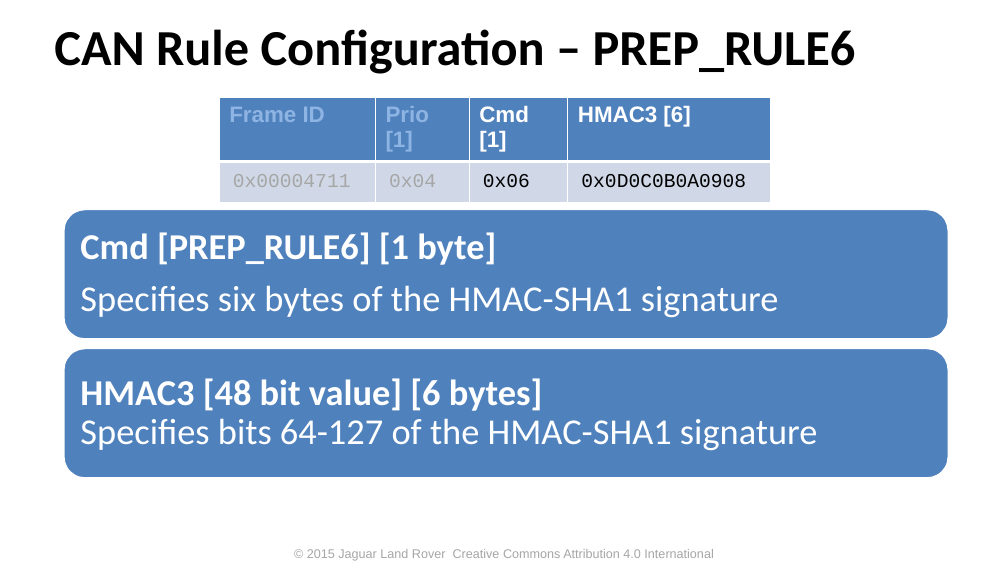
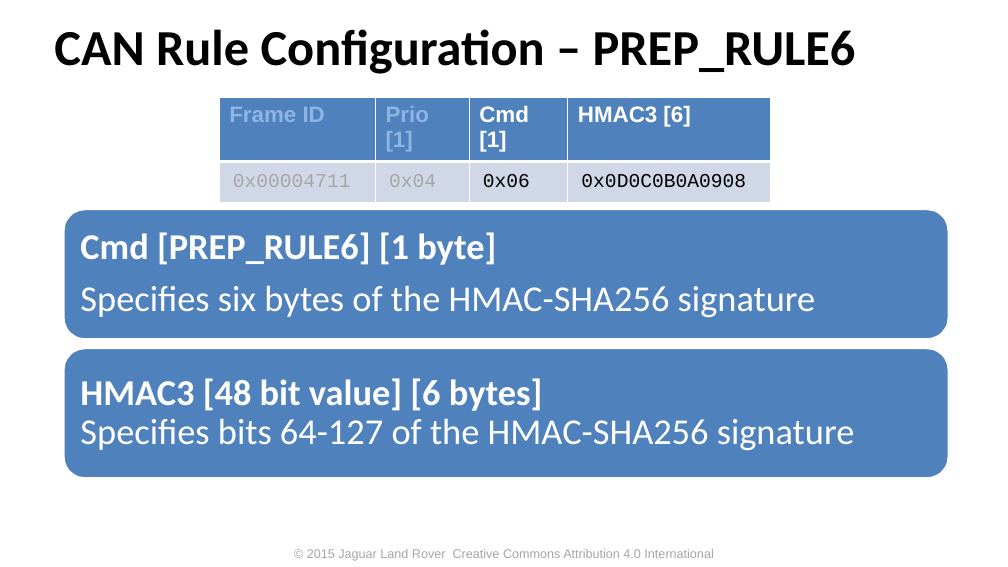
Before and after one commit to PDXostc/canfw, a slide deck: slide 15 of doc/CAN Firewall.pptx. Drawn at 1008x567 pixels with LibreOffice and Linux fonts; fonts in the diff are those of the drawing; background and template pictures are left out. Boxes give left, top, right and bottom in pixels: in the first picture for what was removed or moved away, otherwise in the second. Text is boxed around its words. In the diff, an @@ line names an element or a change of style, - is before the commit and + after.

Commit message:
Modified with HMAC-SHA256 signature

```diff
--- a/doc/CAN Firewall.pptx
+++ b/doc/CAN Firewall.pptx
@@ text at (80, 285, 816, 318): text changed @@
-Specifies six bytes of the HMAC-SHA1 signature
+Specifies six bytes of the HMAC-SHA256 signature
@@ text at (80, 378, 855, 451): text changed @@
-HMAC3 [48 bit value] [6 bytes]
-Specifies bits 64-127 of the HMAC-SHA1 signature
+HMAC3 [48 bit value] [6 bytes]
+Specifies bits 64-127 of the HMAC-SHA256 signature
```
Also in this commit, not shown: 6 other slides changed, 4 slides added, 1 other file.
